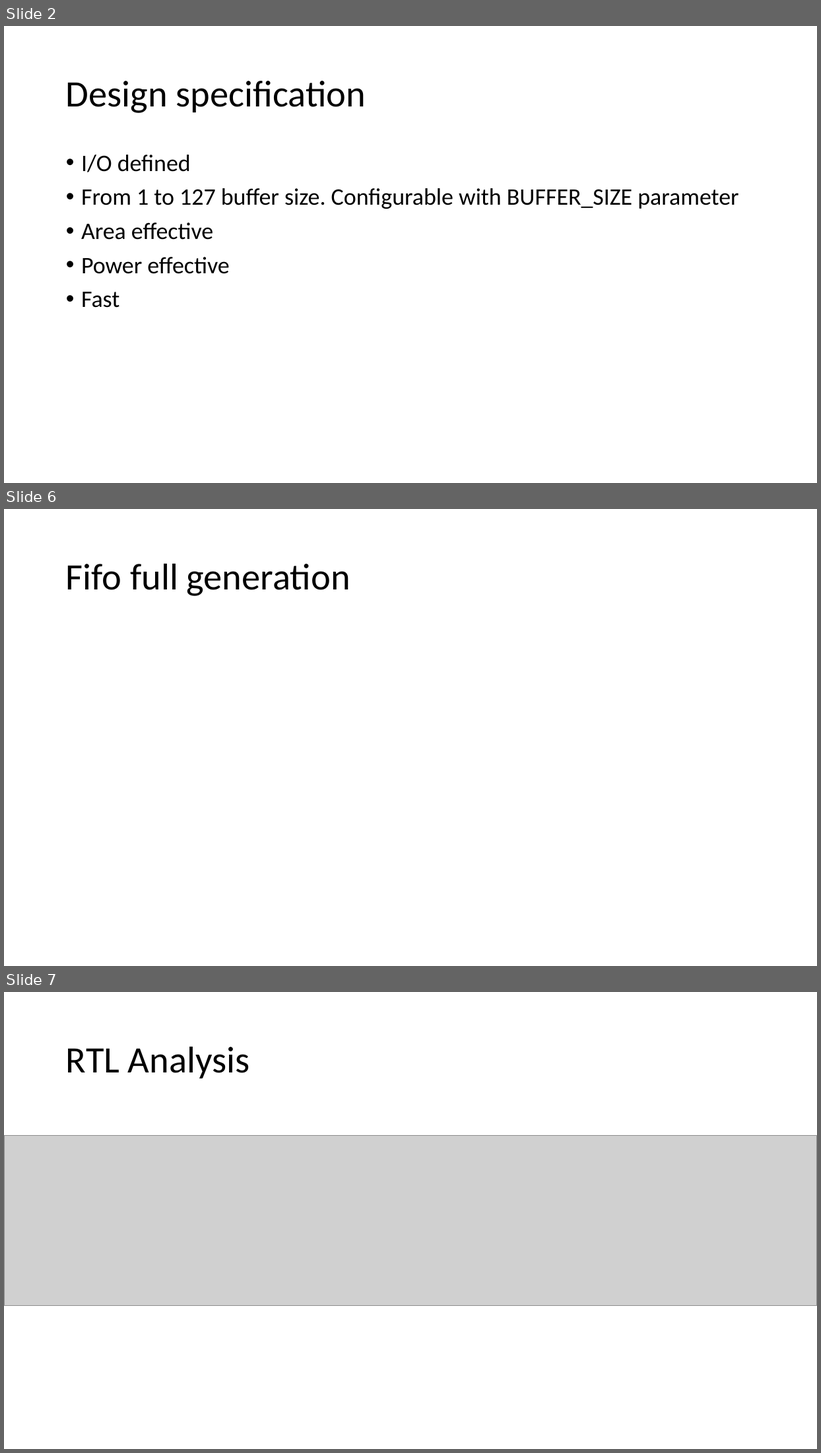
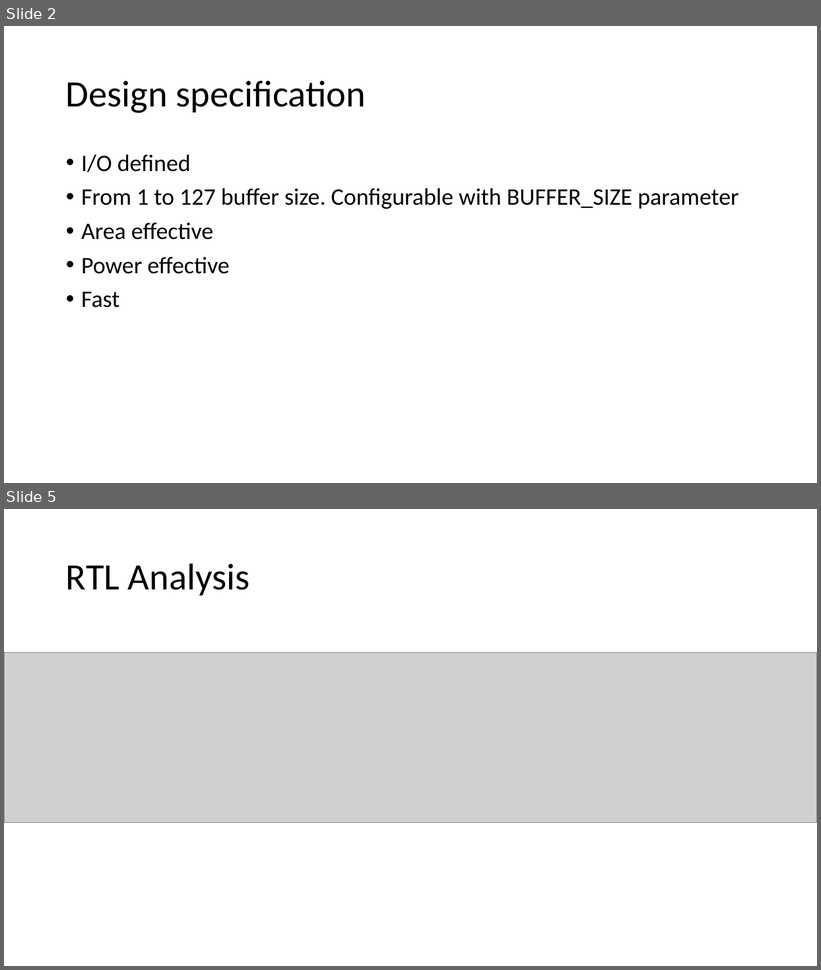
Before and after one commit to lepaulse/fifo, a slide deck: Asynchronous FIFO.pptx. Shown one above the other, each under a label of ours: slides 2, 6 and 7 before the commit, slides 2 and 5 after it; the slides between them are not shown. The pictures are 821x1453 and 821x970 pixels, drawn with LibreOffice and Linux fonts; fonts in the diff are those of the drawing; grey boxes stand for pictures. Boxes give left, top, right and bottom in pixels: in the first picture for what was removed or moved away, otherwise in the second. Text is boxed around its words. In the diff, an @@ line names an element or a change of style, - is before the commit and + after.

```diff
--- a/Asynchronous FIFO.pptx
+++ b/Asynchronous FIFO.pptx
@@ slide 6 removed at (4,509,817,966), background #FFFFFF @@
@@ title removed at (66,563,350,596) @@
-Fifo full generation
@@ what was slide 7 is now slide 5 @@
```
Also in this commit, not shown: 5 slides changed, 1 slide added, 3 other slides removed, 1 other file.
